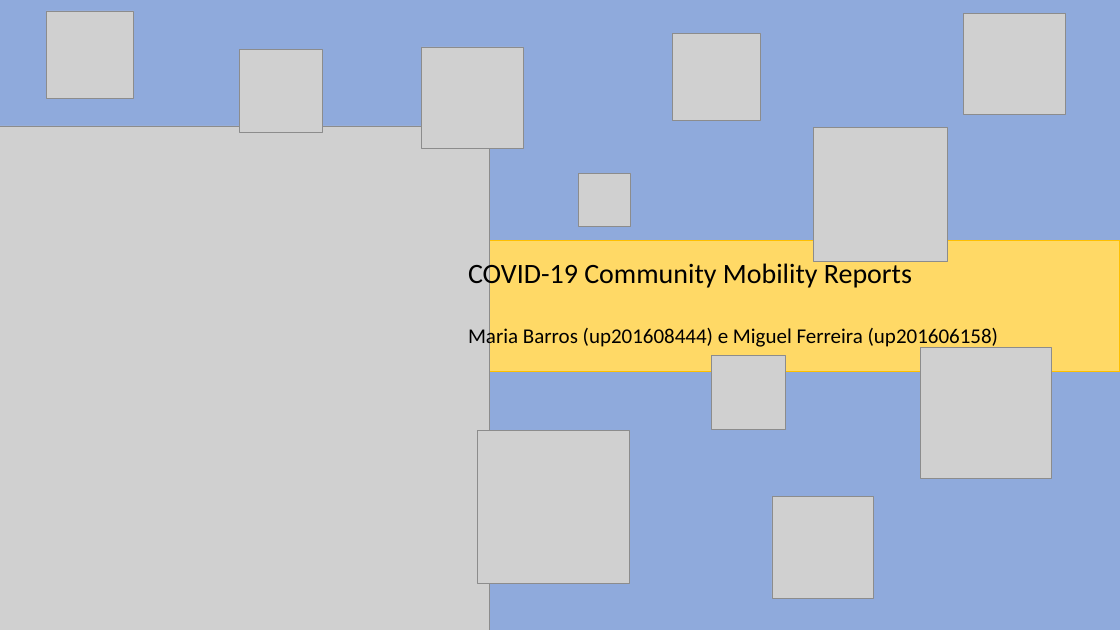
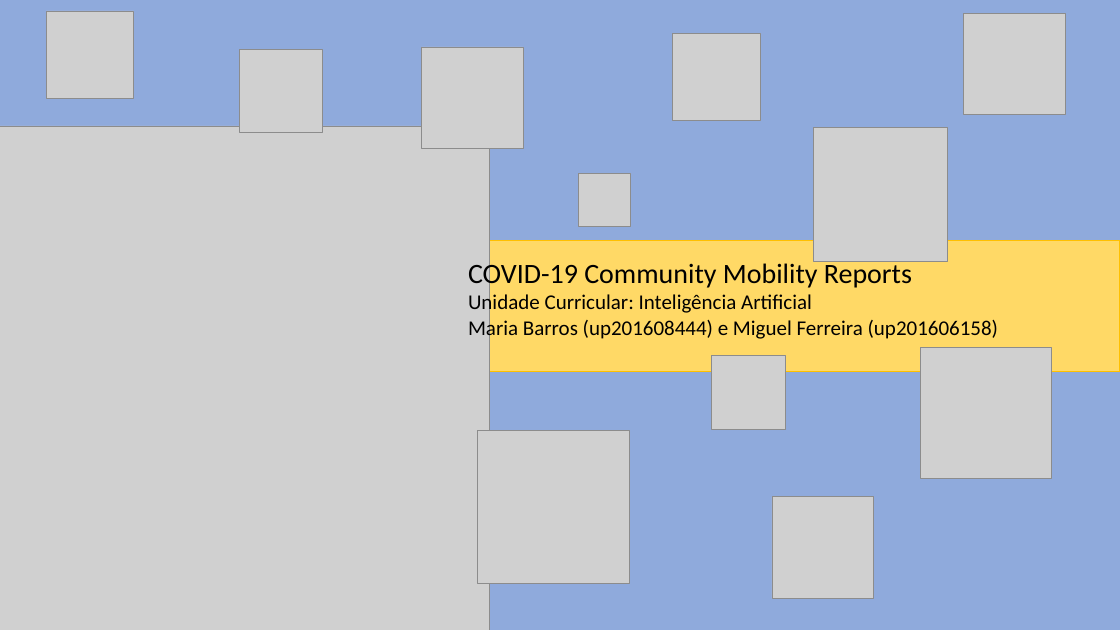
Before and after one commit to fsbarros98/IART_classes, a slide deck: slide 1 of COVID-19/presentations/Checkpoint 10 de Maio.pptx. Drawn at 1120x630 pixels with LibreOffice and Linux fonts; fonts in the diff are those of the drawing; grey boxes stand for pictures. Boxes give left, top, right and bottom in pixels: in the first picture for what was removed or moved away, otherwise in the second. Text is boxed around its words. In the diff, an @@ line names an element or a change of style, - is before the commit and + after.

```diff
--- a/COVID-19/presentations/Checkpoint 10 de Maio.pptx
+++ b/COVID-19/presentations/Checkpoint 10 de Maio.pptx
@@ text at (468,292,812,316): paragraph added @@
+Unidade Curricular: Inteligência Artificial
```
Also in this commit, not shown: 5 other slides changed, 9 other files.
